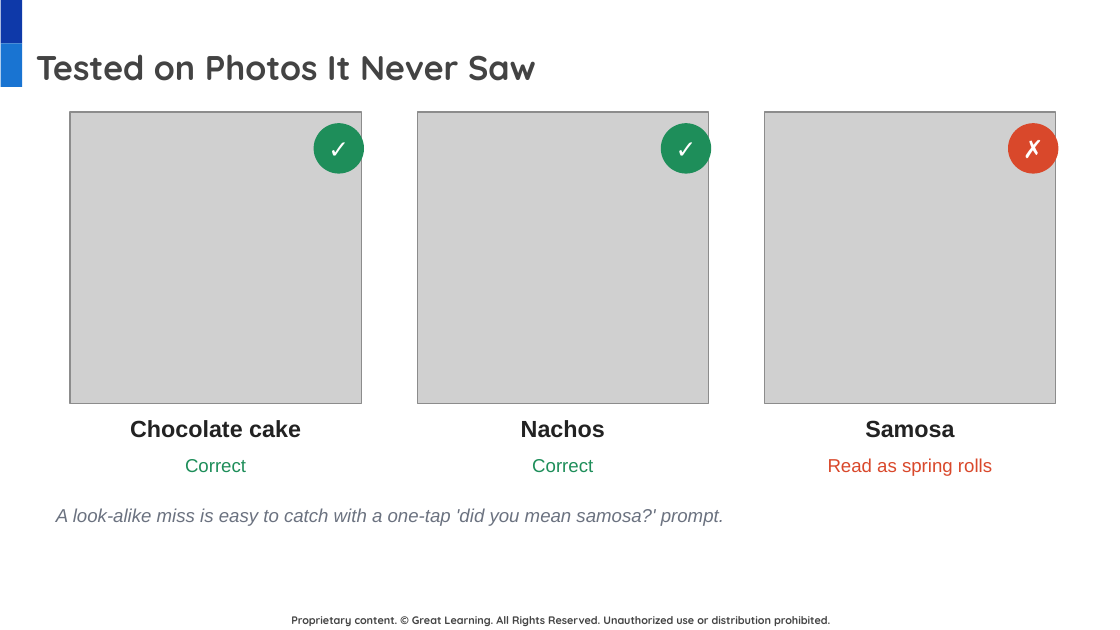
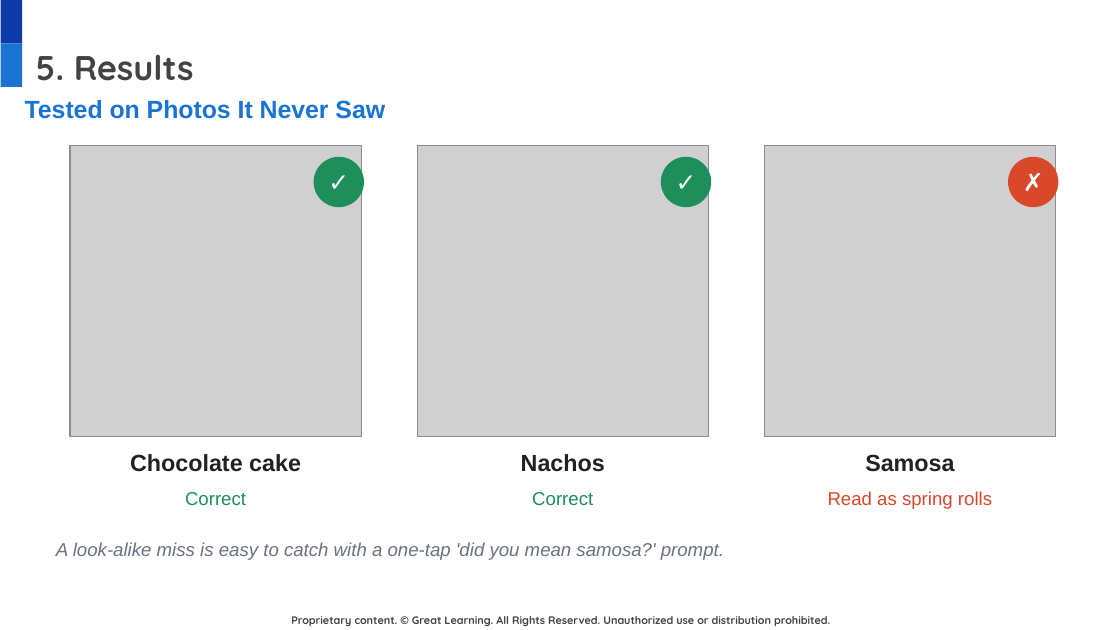
Before and after one commit to DatariusAI/nutriscan-food-detection, a slide deck: slide 10 of docs/NutriScan_Final_Presentation.pptx. Drawn at 1120x630 pixels with LibreOffice and Linux fonts; fonts in the diff are those of the drawing; grey boxes stand for pictures; background and template pictures are left out. Boxes give left, top, right and bottom in pixels: in the first picture for what was removed or moved away, otherwise in the second. Text is boxed around its words. In the diff, an @@ line names an element or a change of style, - is before the commit and + after.

```diff
--- a/docs/NutriScan_Final_Presentation.pptx
+++ b/docs/NutriScan_Final_Presentation.pptx
@@ title at [36,54,194,81]: text changed @@
-Tested on Photos It Never Saw
+5. Results
@@ text added at [25,100,385,119], 16 pt, text #1974D5, bold @@
+Tested on Photos It Never Saw
@@ 7 texts, 3 pictures, 3 ellipses: place and size @@
-7 texts, 3 pictures, 3 ellipses at [56,112,1058,526]
+7 texts, 3 pictures, 3 ellipses at [56,146,1058,560]
```
Also in this commit, not shown: 11 other slides changed.
